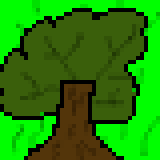
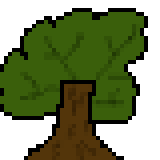
Layer changes from the first w=160, h=160 image to the second:
removed layer "Background copy" over [0,0,160,160]
painted on "Background" over [0,0,160,160]
